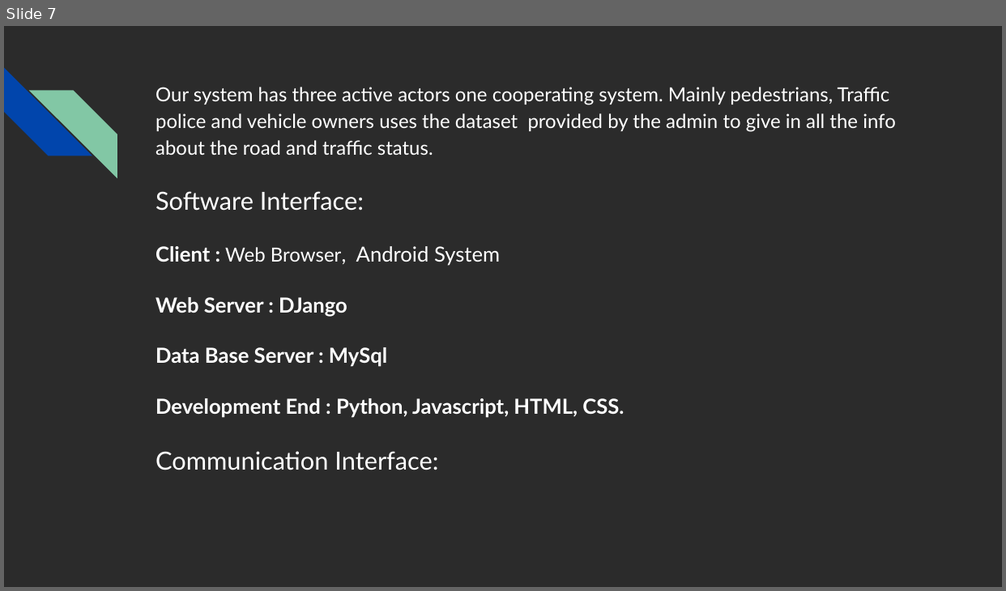
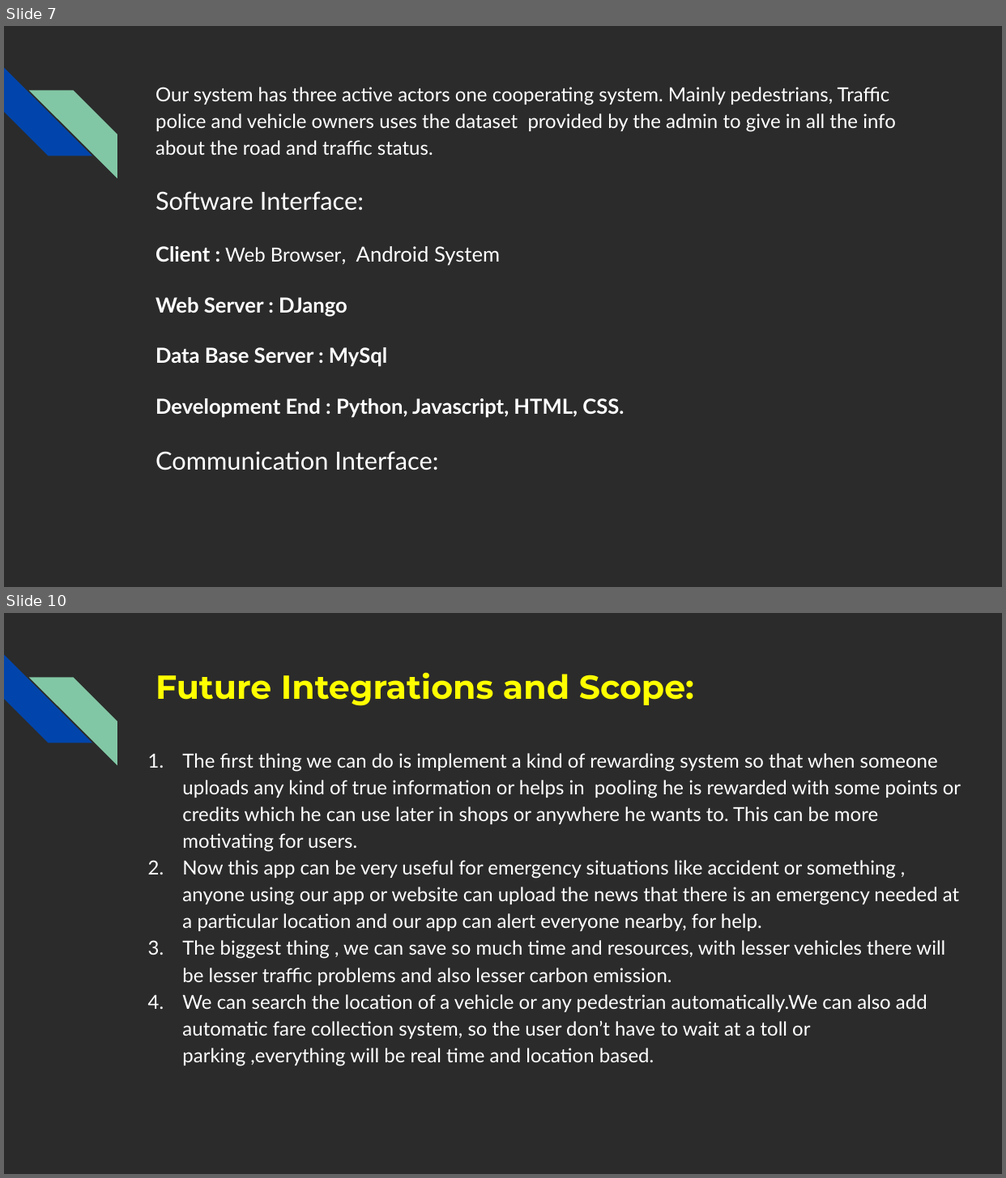
Before and after one commit to rhnmht30/endeavour-hackathon, a slide deck: Untitled presentation.pptx. Shown one above the other, each under a label of ours: slide 7 before the commit, slides 7 and 10 after it; the slides between them are not shown. The pictures are 1006x591 and 1006x1178 pixels, drawn with LibreOffice and Linux fonts; fonts in the diff are those of the drawing; background and template pictures are left out; a plain dark background stands for a picture behind light text. Boxes give left, top, right and bottom in pixels: in the first picture for what was removed or moved away, otherwise in the second. Text is boxed around its words. In the diff, an @@ line names an element or a change of style, - is before the commit and + after.

```diff
--- a/Untitled presentation.pptx
+++ b/Untitled presentation.pptx
@@ slide 10 added at (x1=4, y1=613, x2=1002, y2=1174), background picture (left out); not listed: 2 template elements that a slide beside it also shows @@
@@ title added at (x1=155, y1=672, x2=694, y2=706), 24 pt, text #FFFF00, bold @@
+Future Integrations and Scope:
@@ text added at (x1=182, y1=753, x2=961, y2=1067), 14 pt, text #FFFFFF @@
+1. The first thing we can do is implement a kind of rewarding system so that when someone uploads any kind of true information or helps in pooling he is rewarded with some points or credits which he can use later in shops or anywhere he wants to. This can be more motivating for users.
+2. Now this app can be very useful for emergency situations like accident or something , anyone using our app or website can upload the news that there is an emergency needed at a particular location and our app can alert everyone nearby, for help.
+3. The biggest thing , we can save so much time and resources, with lesser vehicles there will be lesser traffic problems and also lesser carbon emission.
+4. We can search the location of a vehicle or any pedestrian automatically.We can also add automatic fare collection system, so the user don’t have to wait at a toll or parking ,everything will be real time and location based.
```
Also in this commit, not shown: 6 slides changed, 2 other slides added.
